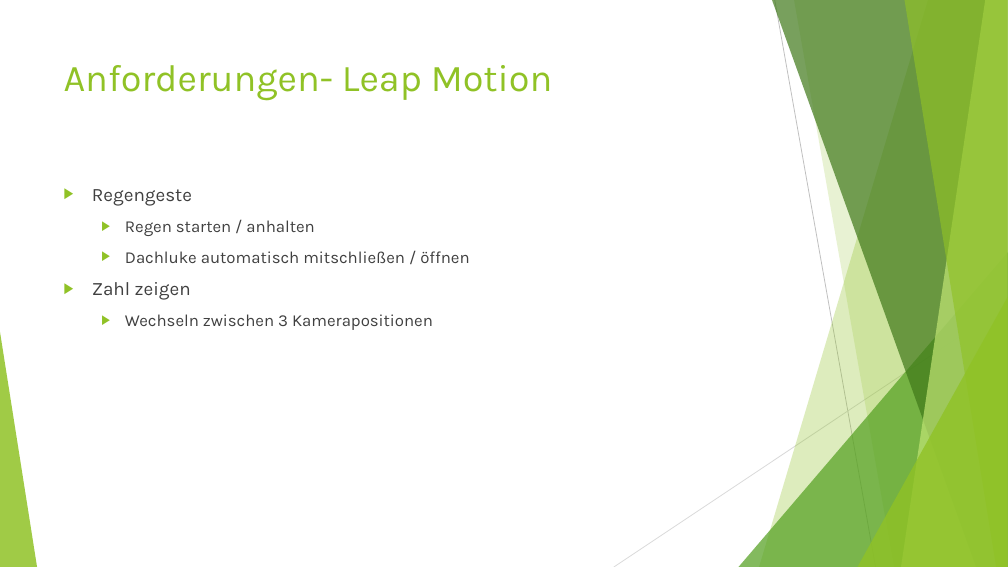
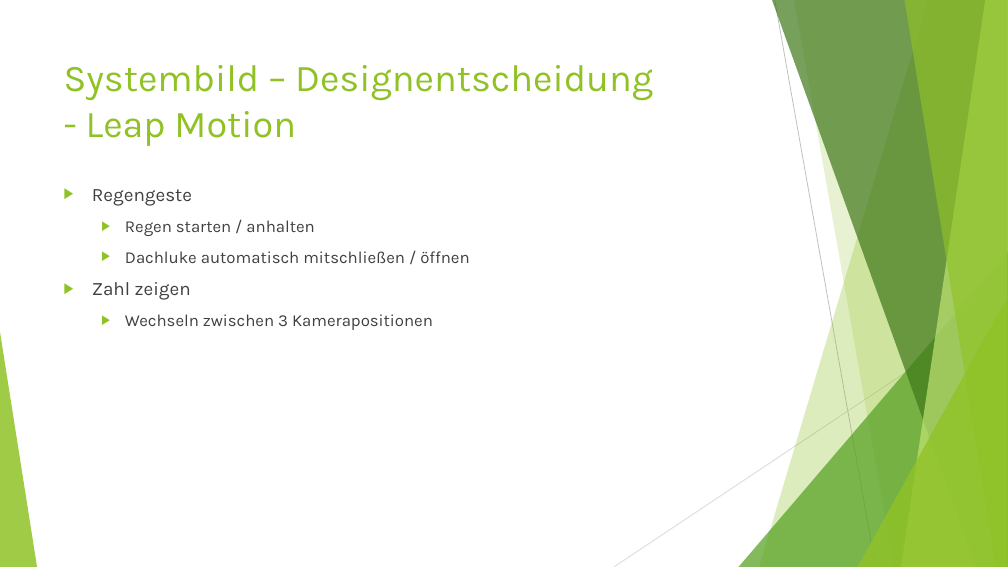
Before and after one commit to NotoriousRonin/EMM-Project, a slide deck: slide 6 of Praesi.pptx. Drawn at 1008x567 pixels with LibreOffice and Linux fonts; fonts in the diff are those of the drawing. Boxes give left, top, right and bottom in pixels: in the first picture for what was removed or moved away, otherwise in the second. Text is boxed around its words. In the diff, an @@ line names an element or a change of style, - is before the commit and + after.

```diff
--- a/Praesi.pptx
+++ b/Praesi.pptx
@@ title at (64,65,653,146): text changed @@
-Anforderungen- Leap Motion
+Systembild – Designentscheidung
+- Leap Motion
```
Also in this commit, not shown: 1 other slide changed.
